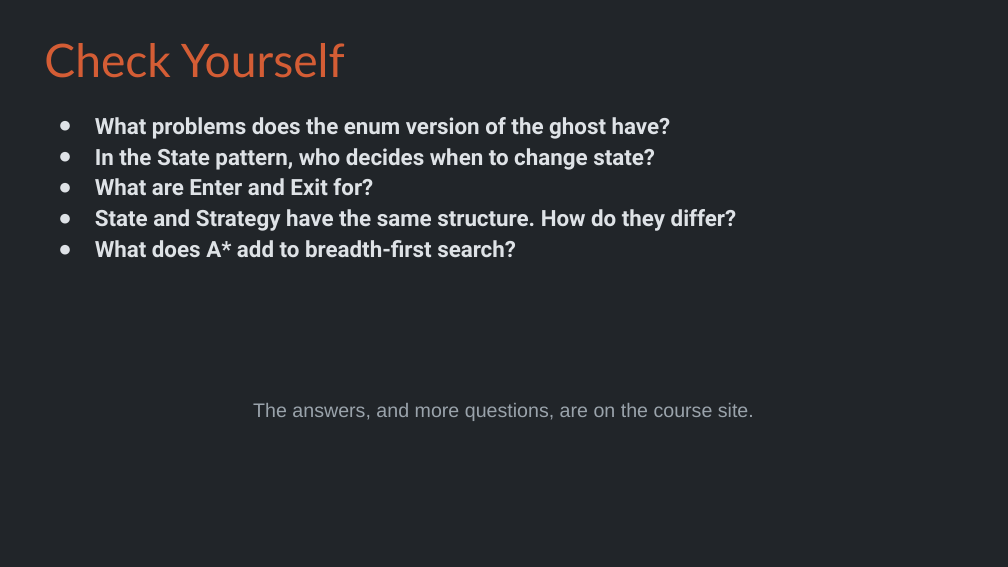
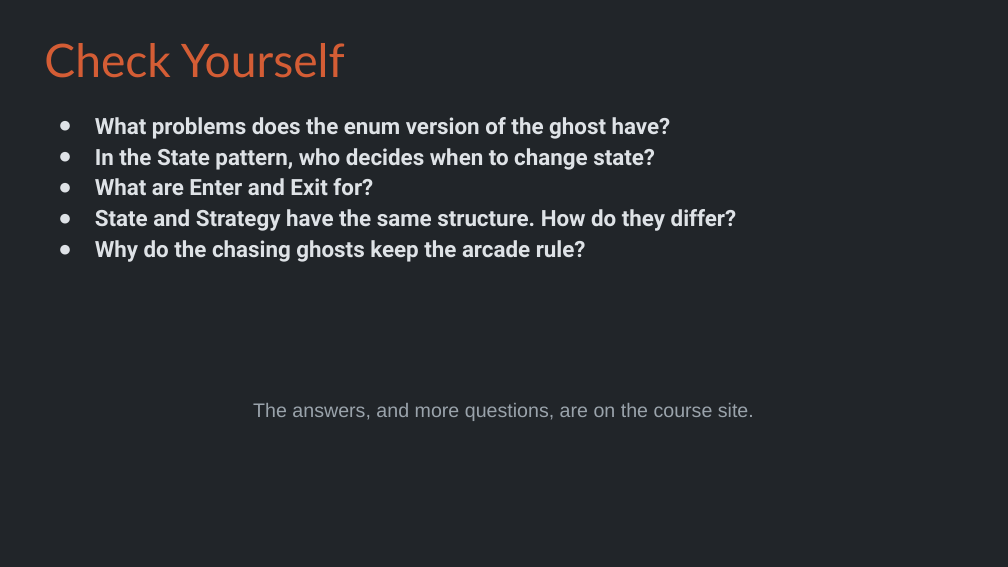
Before and after one commit to Metamate/gar, a slide deck: slide 34 of slides/05 Pac-Man.pptx (slide 36 before the commit). Drawn at 1008x567 pixels with LibreOffice and Linux fonts; fonts in the diff are those of the drawing. Boxes give left, top, right and bottom in pixels: in the first picture for what was removed or moved away, otherwise in the second. Text is boxed around its words. In the diff, an @@ line names an element or a change of style, - is before the commit and + after.

```diff
--- a/slides/05 Pac-Man.pptx
+++ b/slides/05 Pac-Man.pptx
@@ text at box(95, 240, 586, 262): text changed @@
-● What does A* add to breadth-first search?
+● Why do the chasing ghosts keep the arcade rule?
```
Also in this commit, not shown: 6 other slides changed, 2 slides removed, 3 other files.
